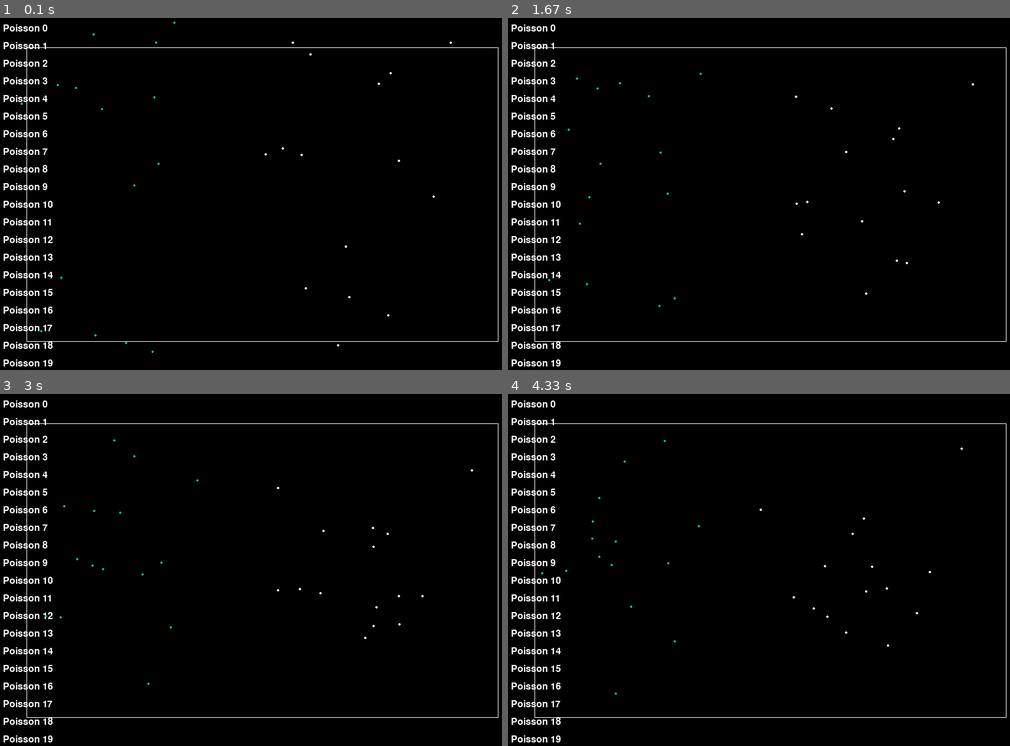
Above: before the commit, frames 1-4 (two rows, left to right).
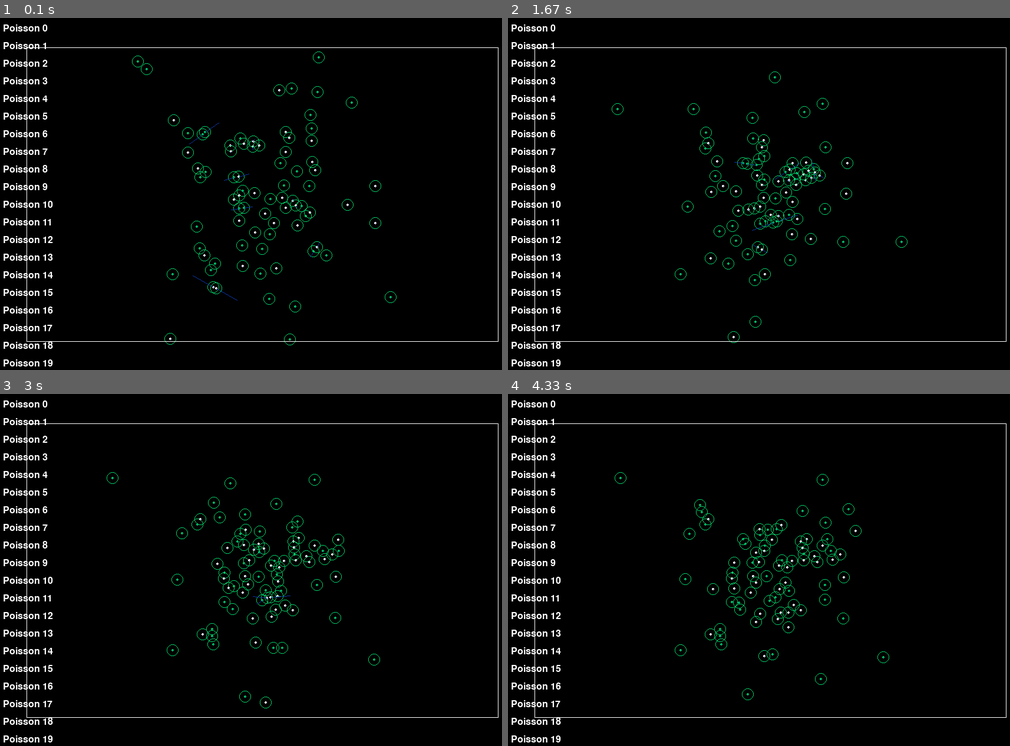
Above: after the commit, the same moments.

Repository: Mochacinno/crowd-simulation
Game: pygame game, started from main.py
The game is run twice, just before and just after one commit, with the same random seed, the same clock (stepped at 60 frames per second) and the same inputs.
Inputs (mouse positions are in pixels of both pictures, inside the frame that each line leads up to):
- Up to frame 1 (0.1 s): no input
- Up to frame 2 (1.67 s): no input
- Up to frame 3 (3 s): no input
- Up to frame 4 (4.33 s): click (753, 510) at 3.38 s; click (693, 496) at 3.72 s; click (909, 538) at 4.05 s

The runs differ from the first frame. In frame 1, 1.1% of the frame differs, in the area x 4-91%, y 1-96%; in frame 2, 1.1%; in frame 3, 1.0%; in frame 4, 1.0%.

Commit message:
finished group gen code and optimised functions cibles en vue calc destination choisir cibles repulsions

Diff:
--- a/config.py
+++ b/config.py
@@ -4,6 +4,6 @@
 # calculated to be in the middle of the screen
 model_width, model_height = 800, 500
 
-init_group_separation = 50
-group_num = 30
-group_radius = 100
+init_group_separation = 10
+group_num = 40
+group_radius = 200
--- a/main.py
+++ b/main.py
@@ -37,7 +37,7 @@
     return np.linalg.norm(pos1 - pos2)
 
 class Poisson:
-    def __init__(self, x, y, id, rayon_collision = 30):
+    def __init__(self, x, y, id, rayon_collision = 10):
         self.id = id
         self.pos = np.array([x, y], dtype=float)
         self.vitesse = 1
@@ -47,13 +47,19 @@
         #self.pos_percue_cible1 = None # Position percue par le poisson
         #self.pos_percue_cible2 = None
         self.rayon_collision = rayon_collision  # Rayon de collision
+        self.rayon_de_vue = 10
+
+        self.arrow = [0, 0]
 
     def choisir_cible(self, dict_poissons):
-        target_ids = [key for key in dict_poissons if key != self.id]
-
-        index_cible1, index_cible2 = np.random.choice(target_ids, 2, replace=False)
-        self.cible1 = dict_poissons[index_cible1]
-        self.cible2 = dict_poissons[index_cible2]
+        # Extract keys once, excluding the current fish
+        target_ids = list(dict_poissons.keys())
+        target_ids.remove(self.id)  # Avoid including self
+
+        # Randomly select two distinct targets
+        self.cible1, self.cible2 = np.random.choice([dict_poissons[id] for id in target_ids], 2, replace=False)
+
+        # Directly assign perceived positions
         self.pos_percue_cible1 = self.cible1.pos
         self.pos_percue_cible2 = self.cible2.pos
 
@@ -73,9 +79,7 @@
         return zone_area[0][0] <= x <= zone_area[1][0] and zone_area[0][1] <= y <= zone_area[1][1]
 
     def calculer_destination(self):
-        #destination = np.array([0,0])
         # Perceived target positions
-        # TODO: when in initiation it doesnt see its target, it will compute the destination with (0,0) as the unknown targets coords when it should just stay still
         cibles_en_vue = self.cible_en_vue(dict_poissons)
         if cibles_en_vue[0]: # si on voit cible1
             self.pos_percue_cible1 = self.cible1.pos
@@ -91,11 +95,22 @@
 
         # Compute direction vectors
         vectdir = np.array([x1 - x2, y1 - y2])
-        perp_vectdir = normaliser_vecteur(np.array([y1 - y2, x2 - x1]))
+        perp_vectdir = np.array([y1 - y2, x2 - x1]) / np.linalg.norm(vectdir)
         midpoint = (self.pos_percue_cible1 + self.pos_percue_cible2) / 2
 
         # Find the initial intersection point
         destination = self.line_intersection((self.pos, vectdir), (midpoint, perp_vectdir))
+
+        # Efficient collision check using spatial filtering
+        poissons_positions = np.array([fish.pos for fish in dict_poissons.values() if fish != self])
+        distances = np.linalg.norm(poissons_positions - destination, axis=1)
+        collision_indices = np.where(distances < self.rayon_collision)[0]
+
+        for idx in collision_indices:
+            fish_pos = poissons_positions[idx]
+            direction = (destination - fish_pos) / np.linalg.norm(destination - fish_pos)
+            destination = fish_pos + direction * self.rayon_collision
+
         # If the point is outside walls, find the closest valid point
         if not self.is_within_walls(destination):
             closest_point = None
@@ -153,30 +168,37 @@
     def calculer_prochaine_position(self, dict_poissons):
 
         repulsion = self.verifier_collisions(dict_poissons)
+        self.arrow = repulsion
         vect_dir = self.calculer_destination() - self.pos
-        prochaine_position = self.pos
-        if np.linalg.norm(vect_dir) > self.tolerance : # Si on est loin de la destination
-            prochaine_position = self.pos + normaliser_vecteur(normaliser_vecteur(vect_dir) + repulsion) * self.vitesse # qui fait deplacer nos poissons
-        else :
-            prochaine_position = self.pos + vect_dir
+        prochaine_position = self.pos + normaliser_vecteur(normaliser_vecteur(vect_dir) + repulsion) * self.vitesse
+
+        if np.linalg.norm(vect_dir) < self.tolerance : # Si on est loin de la destination
+            prochaine_position = self.pos + normaliser_vecteur(repulsion) * self.vitesse
+
         dict_pos[self.id] = prochaine_position
 
     def verifier_collisions(self, dict_poissons):
-        repulsion = 0
-        for autre_poisson in dict_poissons.values():
-            if autre_poisson != self:
-                distance = calculer_distance(self.pos, autre_poisson.pos)
-                if distance < self.rayon_collision:
-                    # Calculer le vecteur de répulsion
-                    vecteur_repulsion = self.pos - autre_poisson.pos
-                    vecteur_repulsion_normalise = normaliser_vecteur(vecteur_repulsion)
-                    # poids pour chaque force de repulsion entre poissons (inversement proportionnelle à la distance)
-                    force = (self.rayon_collision - distance) / distance
-                    # Appliquer la force de répulsion
-                    repulsion += vecteur_repulsion_normalise * force
+        # Extract positions and keys, ensuring consistent order
+        poisson_keys = list(dict_poissons.keys())
+        positions = np.array([dict_poissons[key].pos for key in poisson_keys])
+        distances = np.linalg.norm(positions - self.pos, axis=1)
+
+        # Mask to identify collisions (distances smaller than collision radius)
+        collision_mask = distances < self.rayon_collision
+        repulsion = np.zeros(2)
+
+        # For each collision, calculate the repulsion
+        for i, collides in enumerate(collision_mask):
+            if collides and poisson_keys[i] != self.id:  # Skip self
+                vecteur_repulsion = self.pos - positions[i]
+                vecteur_repulsion_normalise = normaliser_vecteur(vecteur_repulsion)
+                force = (self.rayon_collision - distances[i]) / distances[i]
+                repulsion += vecteur_repulsion_normalise * force
+
         return repulsion
 
-    def cible_en_vue(self, dict_poissons):
+
+    def cible_en_vue2(self, dict_poissons):
         """
         Vérifie que la personne peut voir ses 2 cibles
 
@@ -198,7 +220,7 @@
                         if np.all((poisson.pos >= min_pos) & (poisson.pos <= max_pos)):
                             perpvectdir = np.array([-vectdir[1], vectdir[0]])
                             distance = np.linalg.norm(poisson.pos - self.line_intersection((self.pos, vectdir), (poisson.pos, perpvectdir)))
-                            if distance < 5:
+                            if distance < self.rayon_de_vue:
                                 cible_en_vue = False
                                 break
                 else:
@@ -206,19 +228,62 @@
             cibles_en_vue.append(cible_en_vue)
         return cibles_en_vue
 
+    def cible_en_vue(self, dict_poissons):
+        """
+        Vérifie que la personne peut voir ses 2 cibles
+
+        Args : dict_poissons
+
+        Returns : 1 booléen pour chaque cible
+        """
+        cibles_en_vue = []
+
+        for cible in [self.cible1, self.cible2]:
+            # Pente droite jusqu'à la cible
+            vectdir = self.pos-cible.pos
+            perpvectdir = np.array([-vectdir[1], vectdir[0]])
+
+            # Get bounds of the line segment
+            min_pos = np.minimum(self.pos, cible.pos)
+            max_pos = np.maximum(self.pos, cible.pos)
+
+            # Check if any fish obstructs the line of sight
+            obstructed = False
+            for poisson in dict_poissons.values():
+                if poisson != self and poisson != cible:
+                    # Check if the fish is within the bounding box
+                    if np.all((poisson.pos >= min_pos) & (poisson.pos <= max_pos)):
+                        # Calculate perpendicular distance to the line
+                        distance = np.abs(np.dot(poisson.pos - self.pos, perpvectdir)) / np.linalg.norm(vectdir)
+                        if distance < self.rayon_de_vue:
+                            obstructed = True
+                            break
+
+            cibles_en_vue.append(not obstructed)
+        return cibles_en_vue
+
     def afficher(self, highlight=False):
+
+        # TODO: procedural generated fish
+        #body_size = [10, 10, 10]
+        # distance constraint
+        # one point that moves, all the other points follow
         # draw walls
         for mur in liste_murs:
             pygame.draw.line(screen, WHITE, mur[0], mur[0]+mur[1])
         if highlight:
-            pygame.draw.circle(screen, (255, 0, 0), self.calculer_destination(), 2)
-            pygame.draw.line(screen, (0, 0, 255), (self.pos), (self.pos_percue_cible1))
-            pygame.draw.line(screen, (0, 0, 255), (self.pos), (self.pos_percue_cible2))
-            pygame.draw.circle(screen, (0, 255, 0), self.pos, 2)
+             pygame.draw.circle(screen, (255, 0, 0), self.calculer_destination(), 2)
+             pygame.draw.line(screen, (0, 0, 255), (self.pos), (self.pos_percue_cible1))
+             pygame.draw.line(screen, (0, 0, 255), (self.pos), (self.pos_percue_cible2))
+             pygame.draw.circle(screen, (0, 255, 0), self.pos, 2)
+        pygame.draw.circle(screen, (0, 200, 100), self.pos, self.rayon_collision, 1)
         if self.id in group_1_ids:
             pygame.draw.circle(screen, (0, 200, 100), self.pos, 2)
         else:
             pygame.draw.circle(screen, WHITE, self.pos, 2)
+        pygame.draw.line(screen, (10, 50, 155), (self.pos), (self.pos + self.arrow*50))
+
+
 
 
 font = pygame.font.Font(None, 24)
@@ -252,14 +317,12 @@
     # Step 1: Initialize the first centroid within a space in the center
     midpoint = (zone_area[0] + zone_area[1]) / 2
     target_centroid_1 = (midpoint[0] - separation_distance / 2, midpoint[1])
-
+    #print(f"target centroid for group1 {target_centroid_1}")
     # Step 2: Calculate the position of the second centroid with the desired separation
     #angle = np.random.uniform(np.pi, 2 * np.pi)  # Random angle for separation
-    target_centroid_2 = (
-        target_centroid_1[0] + separation_distance / 2,
-        midpoint[1])
-
-    # Step 3: Generate points for each group
+    target_centroid_2 = (midpoint[0] + separation_distance / 2, midpoint[1])
+
+    # Step 3: Generate points for each group around the theoretical centroid
     def generate_group(center):
         return [
             (
@@ -280,6 +343,7 @@
         )
 
     centroid_1_actual = recalculate_centroid(group_1)
+    #print(f"actual centroid for group1 {centroid_1_actual}")
     centroid_2_actual = recalculate_centroid(group_2)
 
     # Shift points to adjust centroids if necessary
@@ -288,13 +352,16 @@
         return [(x + shift_vector[0], y + shift_vector[1]) for x, y in points]
 
     group_1 = shift_group(group_1, centroid_1_actual, target_centroid_1)
+    #print(f"after shift, actual centroid for group1 {recalculate_centroid(group_1)}")
     group_2 = shift_group(group_2, centroid_2_actual, target_centroid_2)
+
     group_1_fish = {}
     for i, coordinate in enumerate(group_1):
         group_1_fish[i] = Poisson(coordinate[0], coordinate[1], i)
+
     group_2_fish = {}
     for i, coordinate in enumerate(group_2):
-        group_2_fish[i] = Poisson(coordinate[0], coordinate[1], i)
+        group_2_fish[i + group_num] = Poisson(coordinate[0], coordinate[1], i + group_num)
 
     return group_1_fish, group_2_fish
 
@@ -302,27 +369,23 @@
 # define zone area
 zone_area = define_model_zone()
 liste_murs = define_walls()
-
-### GROUP TESTING
-
-
-group_1, group_2 = generate_groups_with_exact_centroid_distance(group_num, group_radius, init_group_separation, zone_area)
 
 # La dictionnaire des poissons
 dict_poissons = {}
 dict_pos = {}
 selected_fish = None  # This will store the ID of the selected fish
 
+### GROUP TESTING
+# Random points
+"""
 # Number of fish in each group
-group_size = int(group_num / 2)  # Total 80 fish, split into 2 groups
+group_size = int(group_num)  # Total 80 fish, split into 2 groups
+
 group_1_ids = set(range(group_size))  # IDs 0-39 for Group 1
 group_2_ids = set(range(group_size, group_size * 2))  # IDs 40-79 for Group 2
 
-group_1 = {}
-group_2 = {}
-
 # Création des gens
-for i in range(group_num):
+for i in range(group_num*2):
 
    # Assign fish to their respective group
    if i in group_1_ids:
@@ -344,8 +407,24 @@
 for poisson in group_2.values() :
    dict_poissons_temp = group_2.copy()
    poisson.choisir_cible(dict_poissons_temp)
-
-
+"""
+# WITH SEPARATION DISTANCE
+group_1, group_2 = generate_groups_with_exact_centroid_distance(group_num, group_radius, init_group_separation, zone_area)
+
+dict_poissons = group_1.copy()
+group_1_ids = list(group_1.keys())
+
+for id, poisson in group_2.items():
+    dict_poissons[id] =  poisson
+
+# Affecter les 2 cibles à chacun des gens
+for poisson in group_1.values() :
+   dict_poissons_temp = group_1.copy()
+   poisson.choisir_cible(dict_poissons_temp)
+
+for poisson in group_2.values() :
+   dict_poissons_temp = group_2.copy()
+   poisson.choisir_cible(dict_poissons_temp)
 """
 ### SIMPLE CASES
 
--- /dev/null
+++ b/test.py
@@ -0,0 +1,141 @@
+import pygame
+import math
+
+# Initialize Pygame
+pygame.init()
+
+# Screen dimensions
+WIDTH, HEIGHT = 800, 600
+screen = pygame.display.set_mode((WIDTH, HEIGHT))
+pygame.display.set_caption("Procedural Fish Outline")
+
+# Colors
+BLACK = (0, 0, 0)
+BLUE = (0, 100, 255)
+WHITE = (255, 255, 255)
+
+# Clock for controlling the frame rate
+clock = pygame.time.Clock()
+
+# Fish properties
+SEGMENT_RADIUS = 15
+SEGMENT_SPACING = 25
+NUM_SEGMENTS = 10
+LEAD_SPEED = 5
+
+# Fish segments (x, y positions)
+segments = [(WIDTH // 2, HEIGHT // 2) for _ in range(NUM_SEGMENTS)]
+
+# Function to update fish segments
+def update_segments(segments, target_x, target_y):
+    # Update the lead segment to the target position
+    segments[0] = (target_x, target_y)
+
+    # Update each subsequent segment to follow the one in front
+    for i in range(1, len(segments)):
+        prev_x, prev_y = segments[i - 1]
+        curr_x, curr_y = segments[i]
+
+        # Calculate direction to the previous segment
+        dx = prev_x - curr_x
+        dy = prev_y - curr_y
+        distance = math.hypot(dx, dy)
+
+        # Move the current segment towards the previous one
+        if distance > SEGMENT_SPACING:
+            angle = math.atan2(dy, dx)
+            curr_x += math.cos(angle) * (distance - SEGMENT_SPACING)
+            curr_y += math.sin(angle) * (distance - SEGMENT_SPACING)
+            segments[i] = (curr_x, curr_y)
+
+# Function to calculate tangent points
+def calculate_tangent_points(segments, radius):
+    left_points = []
+    right_points = []
+
+    for i in range(len(segments)):
+        cx, cy = segments[i]
+
+        if i == 0:
+            # First circle, no previous segment
+            next_x, next_y = segments[i + 1]
+            angle = math.atan2(next_y - cy, next_x - cx)
+        elif i == len(segments) - 1:
+            # Last circle, no next segment
+            prev_x, prev_y = segments[i - 1]
+            angle = math.atan2(cy - prev_y, cx - prev_x)
+        else:
+            # Middle segments
+            prev_x, prev_y = segments[i - 1]
+            next_x, next_y = segments[i + 1]
+            angle_prev = math.atan2(cy - prev_y, cx - prev_x)
+            angle_next = math.atan2(next_y - cy, next_x - cx)
+            angle = (angle_prev + angle_next) / 2
+
+        # Tangent points
+        left_angle = angle + math.pi / 2
+        right_angle = angle - math.pi / 2
+
+        left_points.append((cx + radius * math.cos(left_angle), cy + radius * math.sin(left_angle)))
+        right_points.append((cx + radius * math.cos(right_angle), cy + radius * math.sin(right_angle)))
+
+    return left_points, right_points
+
+# Function to draw the fish outline
+def draw_fish_outline(surface, left_points, right_points):
+    # Draw the outline by connecting the left and right points
+    if left_points and right_points:
+        pygame.draw.lines(surface, BLUE, False, left_points, width=2)
+        pygame.draw.lines(surface, BLUE, False, right_points[::-1], width=2)
+
+# Function to draw a parametric circle
+def draw_circle_parametric(surface, color, center, radius):
+    cx, cy = center
+    points = [
+        (int(cx + radius * math.cos(t)), int(cy + radius * math.sin(t)))
+        for t in [i * 0.1 for i in range(63)]  # 0 to 2π in 0.1 increments
+    ]
+    pygame.draw.polygon(surface, color, points, width=1)
+
+# Main loop
+running = True
+lead_x, lead_y = WIDTH // 2, HEIGHT // 2
+
+while running:
+    screen.fill(BLACK)
+
+    # Event handling
+    for event in pygame.event.get():
+        if event.type == pygame.QUIT:
+            running = False
+
+    # Get key presses for movement
+    keys = pygame.key.get_pressed()
+    if keys[pygame.K_UP]:
+        lead_y -= LEAD_SPEED
+    if keys[pygame.K_DOWN]:
+        lead_y += LEAD_SPEED
+    if keys[pygame.K_LEFT]:
+        lead_x -= LEAD_SPEED
+    if keys[pygame.K_RIGHT]:
+        lead_x += LEAD_SPEED
+
+    # Update the positions of the fish segments
+    update_segments(segments, lead_x, lead_y)
+
+    # Calculate tangent points for the fish outline
+    left_points, right_points = calculate_tangent_points(segments, SEGMENT_RADIUS)
+
+    # Draw the fish circles
+    for i, (x, y) in enumerate(segments):
+        color = BLUE if i == 0 else WHITE  # Head is blue, body is white
+        draw_circle_parametric(screen, color, (x, y), SEGMENT_RADIUS)
+
+    # Draw the fish outline
+    draw_fish_outline(screen, left_points, right_points)
+
+    # Update the display
+    pygame.display.flip()
+    clock.tick(60)
+
+pygame.quit()
